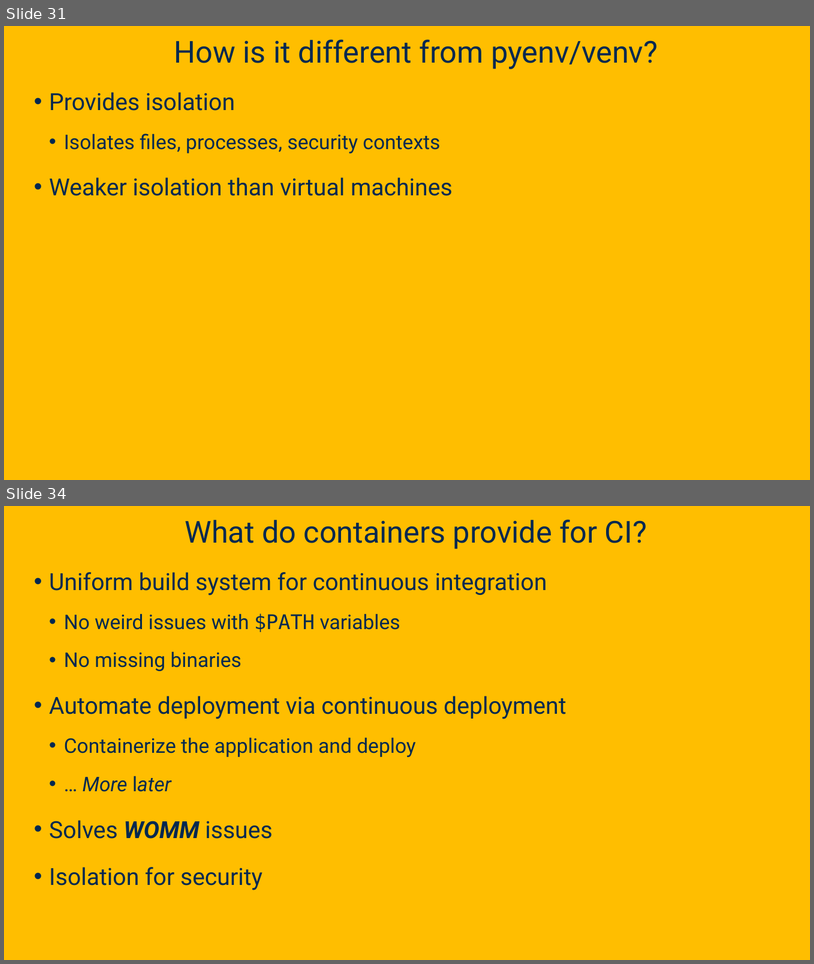
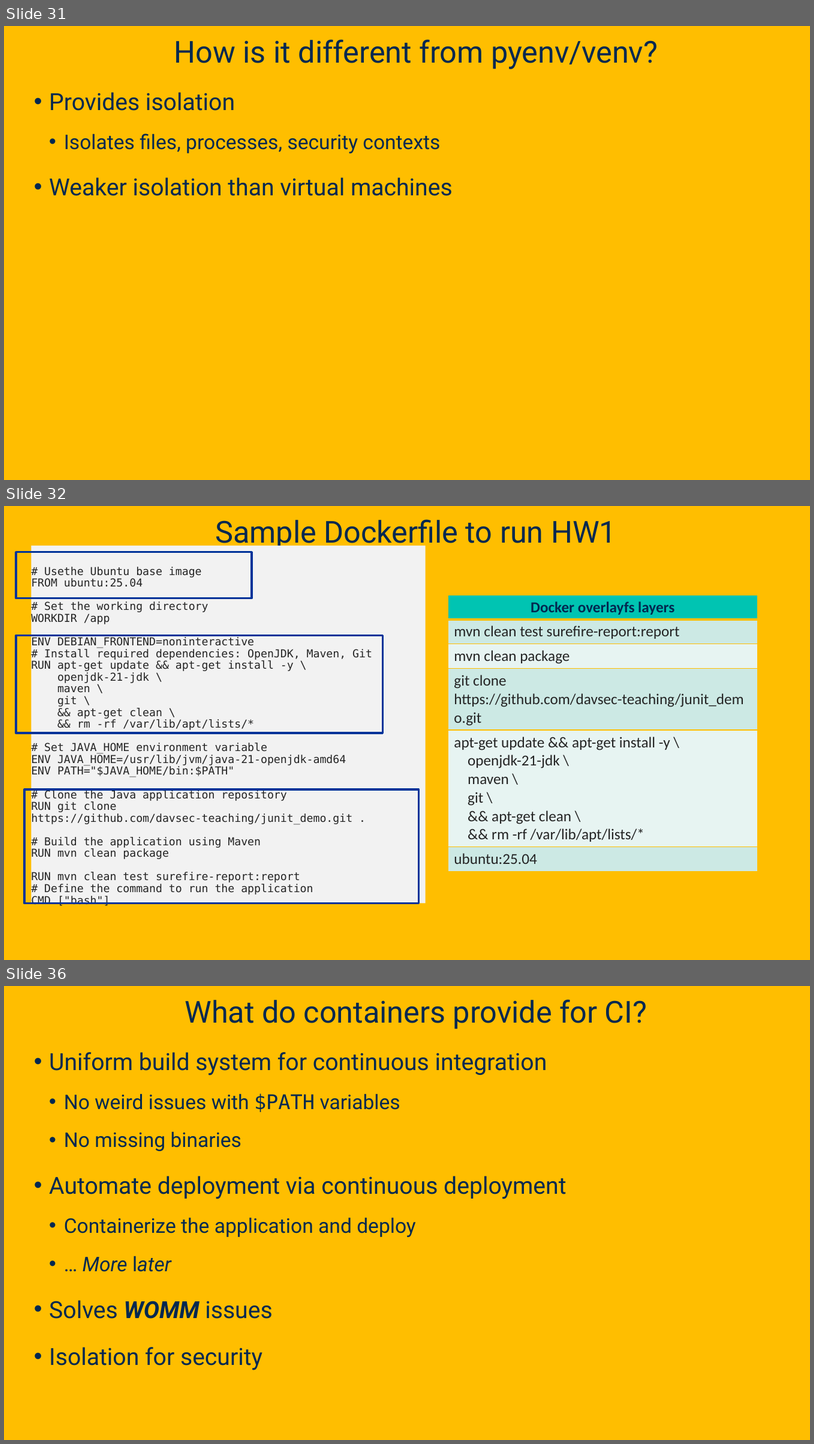
Before and after one commit to davsec-teaching/ecs160-f25, a slide deck: slides/4_unit_testing_mocking_frameworks_CI.pptx. Shown one above the other, each under a label of ours: slides 31 and 34 before the commit, slides 31, 32 and 36 after it; the slides between them are not shown. The pictures are 814x964 and 814x1444 pixels, drawn with LibreOffice and Linux fonts; fonts in the diff are those of the drawing; background and template pictures are left out. Boxes give left, top, right and bottom in pixels: in the first picture for what was removed or moved away, otherwise in the second. Text is boxed around its words. In the diff, an @@ line names an element or a change of style, - is before the commit and + after.

```diff
--- a/slides/4_unit_testing_mocking_frameworks_CI.pptx
+++ b/slides/4_unit_testing_mocking_frameworks_CI.pptx
@@ slide 32 added at [4,506,810,960], background picture (left out) @@
@@ title added at [216,519,617,550], 36 pt, text #022850 @@
+Sample Dockerfile to run HW1
@@ rectangle added at [16,552,252,598], outline #003399 2.5 pt @@
@@ text added at [31,546,426,903], fill #F2F2F2, 12.9 pt, text #242424 @@
+# Usethe Ubuntu base image
+FROM ubuntu:25.04
+# Set the working directory
+WORKDIR /app
+ENV DEBIAN_FRONTEND=noninteractive
+# Install required dependencies: OpenJDK, Maven, Git
+RUN apt-get update && apt-get install -y \
+openjdk-21-jdk \
+maven \
+git \
+&& apt-get clean \
+&& rm -rf /var/lib/apt/lists/*
+# Set JAVA_HOME environment variable
+ENV JAVA_HOME=/usr/lib/jvm/java-21-openjdk-amd64
+ENV PATH="$JAVA_HOME/bin:$PATH"
+# Clone the Java application repository
+RUN git clone https://github.com/davsec-teaching/junit_demo.git .
+# Build the application using Maven
+RUN mvn clean package
+RUN mvn clean test surefire-report:report
+# Define the command to run the application
+CMD ["bash"]
@@ table added at [449,595,758,866], 6 rows, 1 columns @@
+Docker overlayfs layers
+mvn clean test surefire-report:report
+mvn clean package
+git clone https://github.com/davsec-teaching/junit_demo.git
+apt-get update && apt-get install -y \ / openjdk-21-jdk \ / maven \ / git \ / && apt-get clean \ / && rm -rf /var/lib/apt/lists/*
+ubuntu:25.04
@@ rectangle added at [16,636,383,733], outline #003399 2.5 pt @@
@@ rectangle added at [24,789,419,903], outline #003399 2.5 pt @@
@@ what was slide 34 is now slide 36 @@
```
Also in this commit, not shown: 2 slides changed, 1 other slide added.
